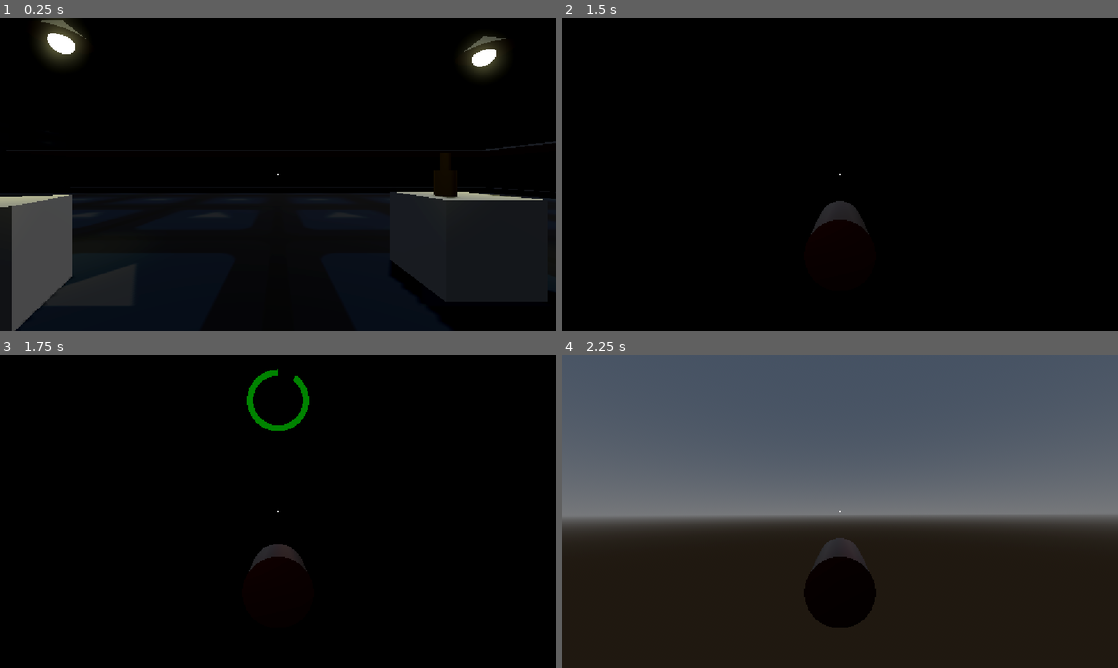
Above: before the commit, frames 1-4 (two rows, left to right).
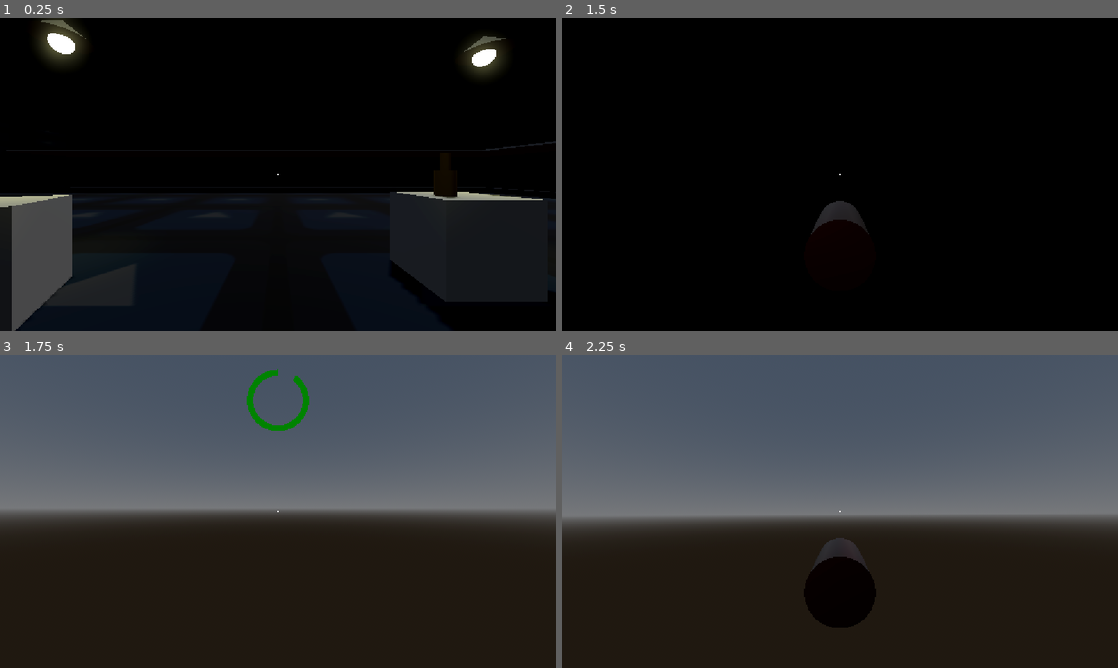
Above: after the commit, the same moments.

Repository: tmrupp/LD60
Game: Godot game, scene res://scenes/fps_test.tscn
The game is run twice, just before and just after one commit, with the same random seed, the same clock (stepped at 60 frames per second) and the same inputs. The engine's default icon, where the game draws it, is replaced by a stand-in: a white triangle on a blue panel in a dark square.
Inputs (mouse positions are in pixels of both pictures, inside the frame that each line leads up to):
- Up to frame 1 (0.25 s): no input
- Up to frame 2 (1.5 s): tap Enter at 0.5 s; move the mouse to (834, 180) at 0.52 s; press the mouse at (834, 180) at 0.53 s; hold W (forward) from 0.53 s (still down); tap Space (jump) at 0.77 s; move the mouse to (878, 177) at 1.27 s; release the mouse at (878, 177) at 1.28 s; click (878, 177) at 1.35 s
- Up to frame 3 (1.75 s): keep holding W (forward); tap Space (jump) at 1.52 s
- Up to frame 4 (2.25 s): keep holding W (forward); move the mouse to (795, 508) at 2.02 s; press the mouse at (795, 508) at 2.03 s

Frames 1-2 are identical in both runs. In frame 3, 98% of the frame differs, in the area x 0-100%, y 0-100%; in frame 4, nothing differs.

Commit message:
move camera offset when aiming with ricochet

Diff:
--- a/scripts/bullet.gd
+++ b/scripts/bullet.gd
@@ -11,10 +11,14 @@
 var on_bullet_hit_callback : Variant = null
 var on_bullet_ricochet_callback : Variant = null
 
+var camera_pos_during_flight : Vector3
+var camera_pos_during_aiming : Vector3 = Vector3.ZERO
+
 func _ready() -> void:
 	area_3d.body_entered.connect(_on_body_entered)
 	flying = true
 	ignore_collision = null
+	camera_pos_during_flight = camera.position
 
 func _physics_process(delta: float) -> void:
 	if flying:
@@ -35,6 +39,9 @@
 			flying = true
 			if on_bullet_hit_callback != null:
 				on_bullet_ricochet_callback.call()
+
+			var tween = get_tree().create_tween().bind_node(self)
+			tween.tween_property(camera, "position", camera_pos_during_flight, 0.1)
 
 	if event is InputEventKey and event.pressed and event.keycode == KEY_ESCAPE:
 		if Input.mouse_mode == Input.MOUSE_MODE_CAPTURED:
@@ -58,3 +65,7 @@
 
 	if "receive_impact" in other:
 		other.receive_impact(Vector3.ZERO)
+
+	# begin moving the camera to the position offset used for aiming
+	var tween = get_tree().create_tween().bind_node(self)
+	tween.tween_property(camera, "position", camera_pos_during_aiming, 0.1)
